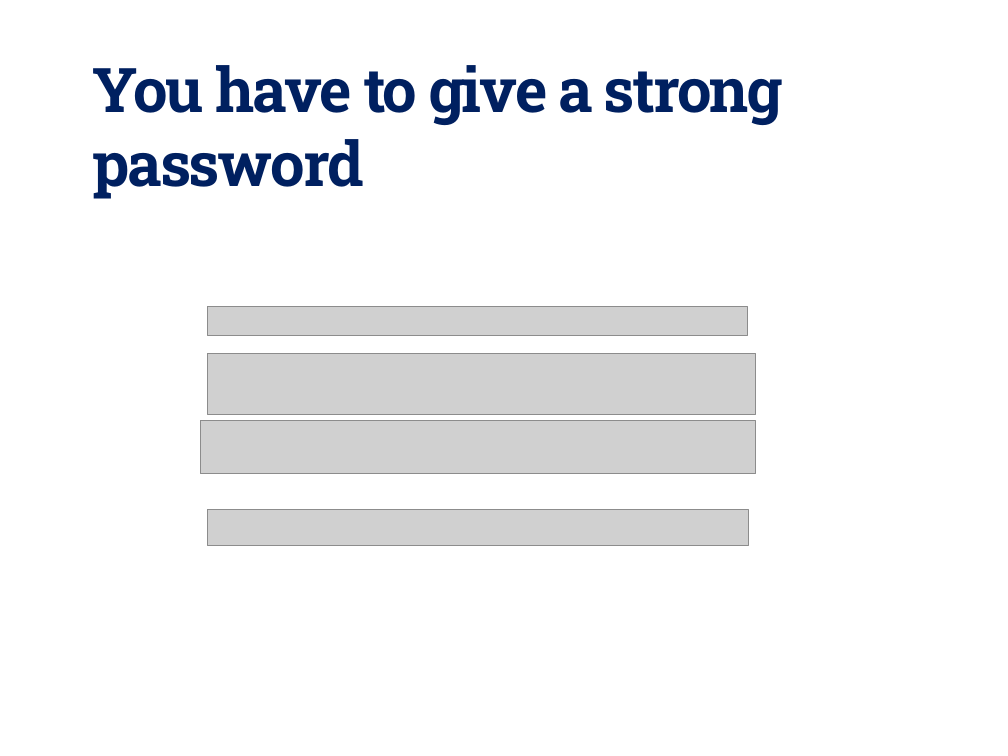
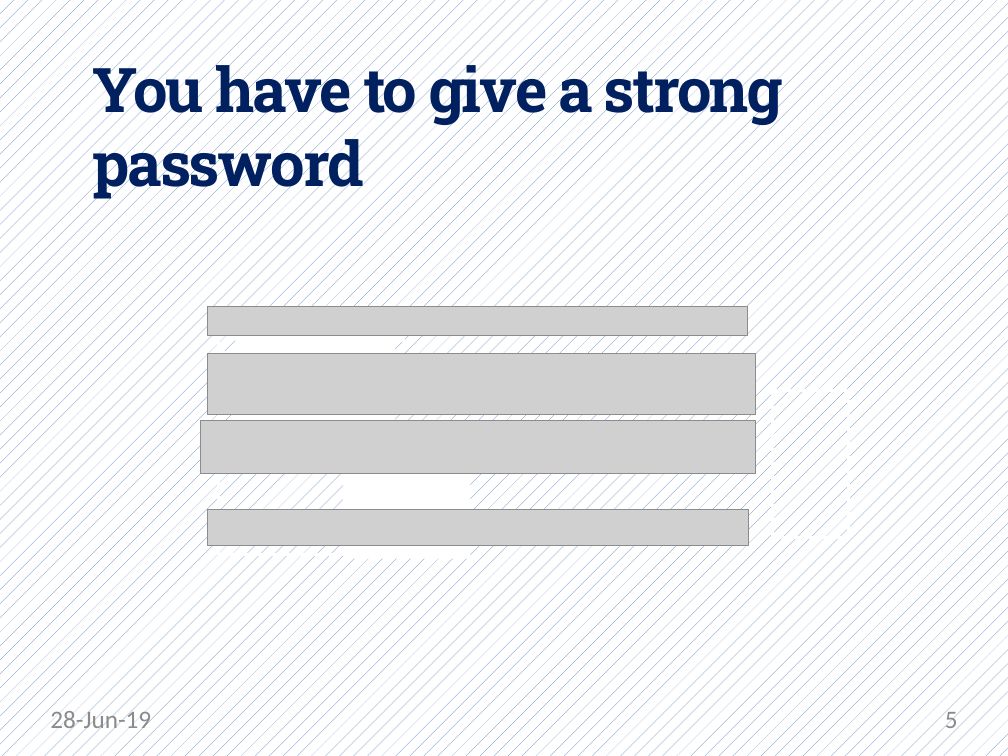
Before and after one commit to Dream-kid/Asp, a slide deck: slide 5 of sgipc.pptx. Drawn at 1008x756 pixels with LibreOffice and Linux fonts; fonts in the diff are those of the drawing; grey boxes stand for pictures. Boxes give left, top, right and bottom in pixels: in the first picture for what was removed or moved away, otherwise in the second. Text is boxed around its words. In the diff, an @@ line names an element or a change of style, - is before the commit and + after.

```diff
--- a/sgipc.pptx
+++ b/sgipc.pptx
@@ background #FFFFFF to pattern #4F81BD on #FFFFFF @@
@@ rectangle removed at <box>643,475,824,633</box> @@
@@ text added at <box>50,707,151,734</box>, 18 pt, text #8C8C8C @@
+28-Jun-19
@@ page number added at <box>945,707,958,734</box>, 18 pt, text #8C8C8C @@
+5
```
Also in this commit, not shown: 16 other slides changed, 4 slides added, 2 slides removed.
